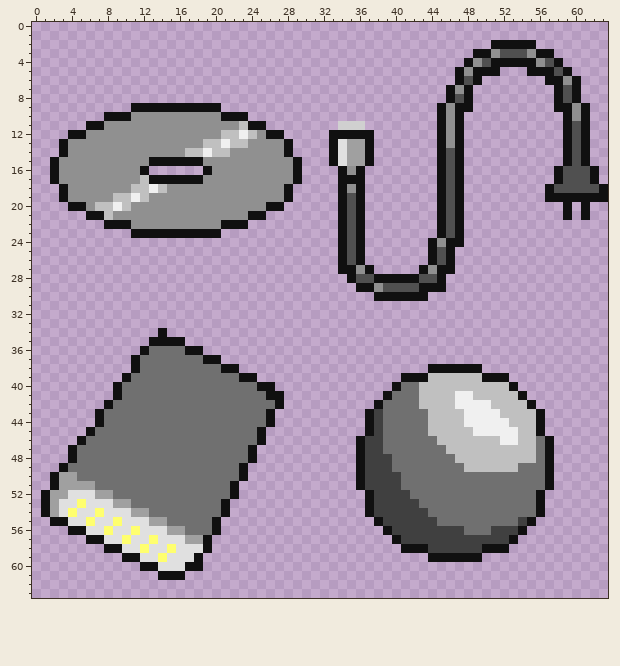
Two versions of one pixel-art sprite, 絵/Item.png. Above is the file before it was changed.
The file is 64x64 pixels.
Once edited:
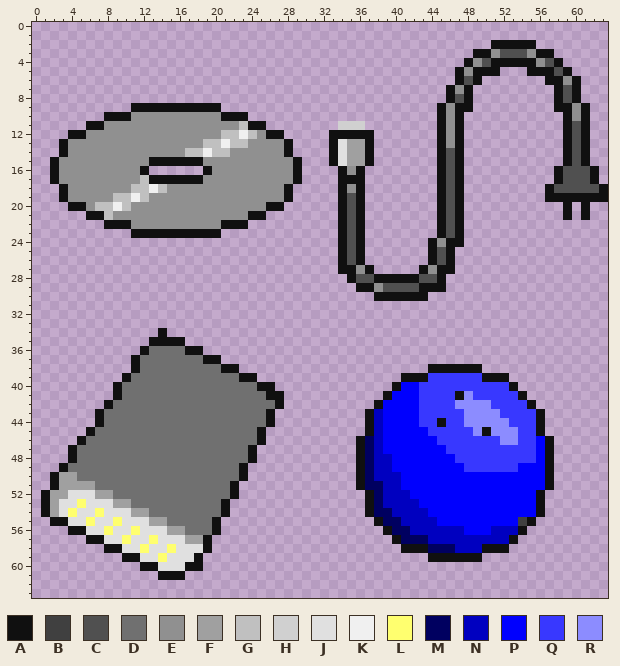
Palette (. is transparent): A #101010  B #404040  C #505050  D #707070  E #909090  F #a0a0a0  G #c0c0c0  H #d0d0d0  J #e0e0e0  K #f0f0f0  L #ffff6f  M #000060  N #0000c0  P #0000fe  Q #3838ff  R #8c8cff
Changes in this commit:
Colour G becomes colour A in row 44 at x 45.
Colour K becomes colour A in row 41 at x 47; in row 45 at x 50.
Colour B becomes colour M in rows 46 to 50 at x 37; in row 51 at x 37 to 38; in rows 52 to 53 at x 38; in row 54 at x 38 to 39; in row 55 at x 39 to 40; in row 56 at x 40 to 41.
Colour B becomes colour M in row 57 at x 41 to 43; in row 58 at x 44 to 46.
Colour B becomes colour N in rows 43 to 47 at x 38; in rows 48 to 49 at x 38 to 39; in row 50 at x 38 to 40; in row 51 at x 39 to 40; in row 52 at x 39 to 41; in row 53 at x 39 to 42.
Colour B becomes colour N in row 54 at x 40 to 43; in row 55 at x 41 to 44; in row 56 at x 42 to 47 and 51 to 53; in row 57 at x 44 to 52; in row 58 at x 47 to 49.
Colour D becomes colour P in row 40 at x 41 to 42; in row 41 at x 40 to 42; in rows 42 to 44 at x 39 to 42; in row 45 at x 39 to 43; in row 46 at x 39 to 44 and 56; in row 47 at x 39 to 45 and 56.
Colour D becomes colour P in row 48 at x 40 to 46 and 56; in row 49 at x 40 to 47 and 54 to 56; in rows 50 to 51 at x 41 to 56; in row 52 at x 42 to 55; in row 53 at x 43 to 55; in row 54 at x 44 to 55.
Colour D becomes colour P in row 55 at x 45 to 53; in row 56 at x 48 to 50.
Colour D becomes colour Q in rows 43 to 44 at x 43.
Colour G becomes colour Q in row 39 at x 44 to 49; in row 40 at x 43 to 52; in row 41 at x 43 to 46 and 49 to 53; in row 42 at x 43 to 46 and 51 to 54; in row 43 at x 44 to 47 and 52 to 55; in row 44 at x 44, 46 to 47 and 53 to 55.
Colour G becomes colour Q in row 45 at x 44 to 48 and 54 to 55; in row 46 at x 45 to 51 and 54 to 55; in row 47 at x 46 to 55; in row 48 at x 47 to 55; in row 49 at x 48 to 53.
Colour K becomes colour R in row 41 at x 48; in row 42 at x 47 to 50; in row 43 at x 48 to 51; in row 44 at x 48 to 52; in row 45 at x 49 and 51 to 53; in row 46 at x 52 to 53.
